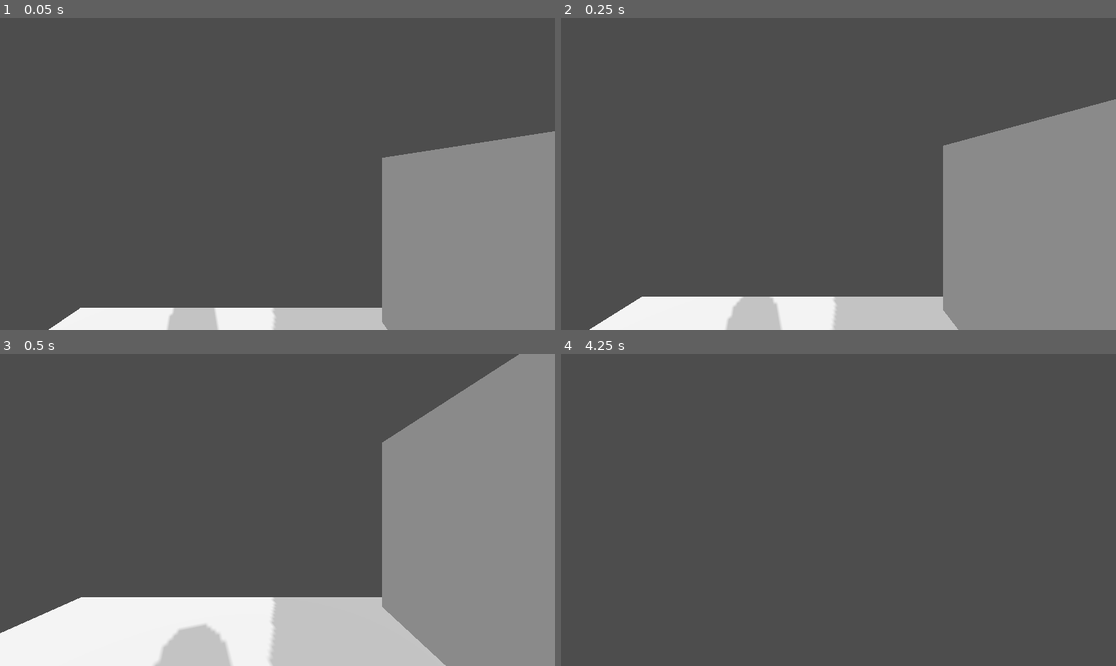
Above: before the commit, frames 1-4 (two rows, left to right).
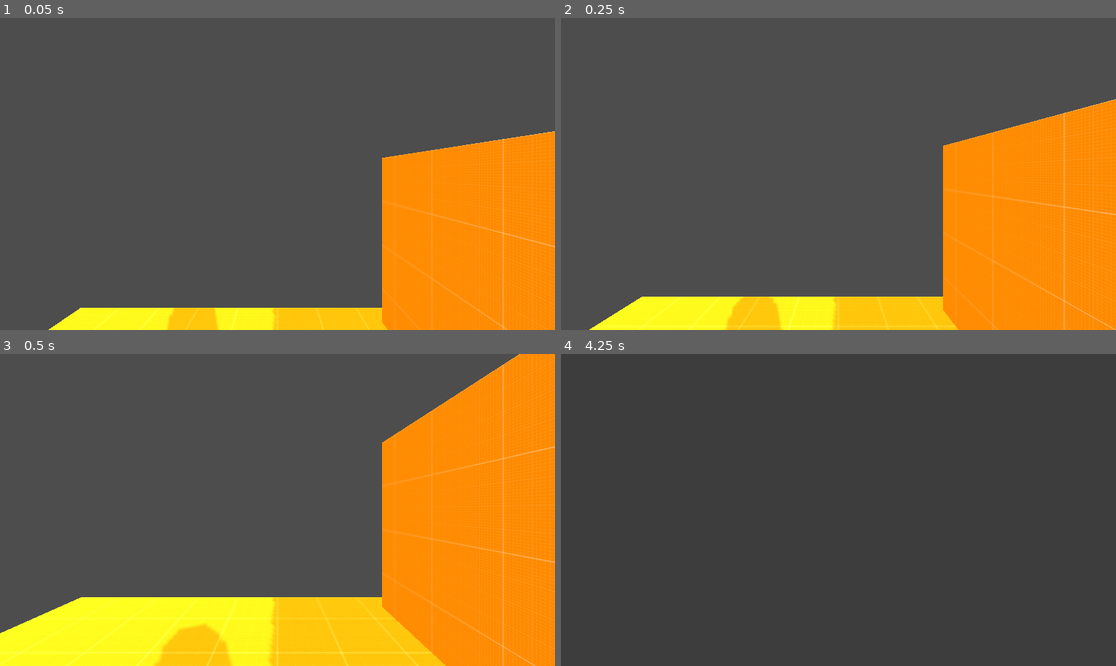
Above: after the commit, the same moments.

Repository: SebastianS-HTL/player-controller
Game: Godot game, scene res://world/scenes/world.tscn
The game is run twice, just before and just after one commit, with the same random seed, the same clock (stepped at 60 frames per second) and the same inputs.
Inputs (mouse positions are in pixels of both pictures, inside the frame that each line leads up to):
- Up to frame 1 (0.05 s): no input
- Up to frame 2 (0.25 s): no input
- Up to frame 3 (0.5 s): no input
- Up to frame 4 (4.25 s): tap Enter (ui_accept) at 0.5, 0.77, 1.52, 2, 2.75, 3.02, 3.5, 3.77 s; move the mouse to (866, 510) at 0.52 s; hold Up (ui_up) from 0.53 s (still down); move the mouse to (810, 510) at 1.27 s; move the mouse to (849, 503) at 2.02 s; move the mouse to (832, 516) at 2.77 s; move the mouse to (877, 513) at 3.52 s; tap Escape (ui_cancel) at 4.15 s

The runs differ from the first frame. In frame 1, 23% of the frame differs, in the area x 8-100%, y 36-100%; in frame 2, 27%; in frame 3, 42%, in the area x 0-100%, y 0-100%; in frame 4, less than 0.1%.

Commit message:
basic pause menu

Diff:
--- /dev/null
+++ b/pause menu/scenes/pausemenu.tscn
@@ -0,0 +1,18 @@
+[gd_scene load_steps=2 format=3 uid="uid://tmldw1ul5axs"]
+
+[ext_resource type="Script" path="res://pause menu/scripts/pausemenu.gd" id="1_wysa8"]
+
+[node name="Pausemenu" type="Control"]
+process_mode = 3
+visible = false
+layout_mode = 3
+anchors_preset = 0
+offset_right = 1152.0
+offset_bottom = 648.0
+script = ExtResource("1_wysa8")
+
+[node name="ColorRect" type="ColorRect" parent="."]
+layout_mode = 0
+offset_right = 1152.0
+offset_bottom = 648.0
+color = Color(0, 0, 0, 0.203922)
--- /dev/null
+++ b/pause menu/scripts/pausemenu.gd
@@ -0,0 +1,23 @@
+extends Control
+
+# Tracks the pause state
+var is_paused: bool = false
+
+func _input(event: InputEvent):
+	if event.is_action_pressed("ui_cancel"):  # "ui_cancel" is bound to Escape by default
+		toggle_pause()
+
+func toggle_pause():
+	is_paused = !is_paused
+	if is_paused:
+		# Pause the game
+		get_tree().paused = true
+		self.visible = true
+		# Show and release the mouse
+		Input.set_mouse_mode(Input.MOUSE_MODE_VISIBLE)
+	else:
+		# Unpause the game
+		get_tree().paused = false
+		self.visible = false
+		# Lock the mouse back to the center
+		Input.set_mouse_mode(Input.MOUSE_MODE_CAPTURED)
--- a/platform/scenes/platform.tscn
+++ b/platform/scenes/platform.tscn
@@ -1,13 +1,23 @@
-[gd_scene load_steps=5 format=3 uid="uid://un86sjtic6jc"]
+[gd_scene load_steps=8 format=3 uid="uid://un86sjtic6jc"]
+
+[ext_resource type="Texture2D" uid="uid://c55d33b885dsj" path="res://textures/dev_orange.png" id="1_ntton"]
 
 [sub_resource type="BoxShape3D" id="BoxShape3D_p8dif"]
 size = Vector3(10, 0.1, 10)
+
+[sub_resource type="StandardMaterial3D" id="StandardMaterial3D_h70mr"]
+albedo_texture = ExtResource("1_ntton")
+uv1_triplanar = true
 
 [sub_resource type="BoxMesh" id="BoxMesh_ym1m2"]
 size = Vector3(10, 0.1, 10)
 
 [sub_resource type="BoxShape3D" id="BoxShape3D_jd8qp"]
 size = Vector3(1, 4, 9)
+
+[sub_resource type="StandardMaterial3D" id="StandardMaterial3D_c537l"]
+albedo_texture = ExtResource("1_ntton")
+uv1_triplanar = true
 
 [sub_resource type="BoxMesh" id="BoxMesh_5h2l8"]
 size = Vector3(1, 4, 9)
@@ -18,6 +28,7 @@
 shape = SubResource("BoxShape3D_p8dif")
 
 [node name="MeshInstance3D" type="MeshInstance3D" parent="CollisionShape3D"]
+material_override = SubResource("StandardMaterial3D_h70mr")
 mesh = SubResource("BoxMesh_ym1m2")
 
 [node name="CollisionShape3D2" type="CollisionShape3D" parent="."]
@@ -25,4 +36,5 @@
 shape = SubResource("BoxShape3D_jd8qp")
 
 [node name="MeshInstance3D" type="MeshInstance3D" parent="CollisionShape3D2"]
+material_override = SubResource("StandardMaterial3D_c537l")
 mesh = SubResource("BoxMesh_5h2l8")
--- a/player/scenes/playerbody.tscn
+++ b/player/scenes/playerbody.tscn
@@ -1,24 +1,24 @@
 [gd_scene load_steps=6 format=3 uid="uid://cspwugujnubo6"]
 
-[ext_resource type="Script" path="res://player/scenes/playerbody.gd" id="1_vrcs8"]
+[ext_resource type="Script" path="res://player/scripts/playerbody.gd" id="1_144kg"]
 [ext_resource type="Texture2D" uid="uid://dl5gdn1eq11js" path="res://textures/3.jpg" id="2_h62rp"]
 
 [sub_resource type="CapsuleShape3D" id="CapsuleShape3D_pjj65"]
 
-[sub_resource type="StandardMaterial3D" id="StandardMaterial3D_8tknv"]
+[sub_resource type="StandardMaterial3D" id="StandardMaterial3D_4hunf"]
 albedo_texture = ExtResource("2_h62rp")
 
 [sub_resource type="CapsuleMesh" id="CapsuleMesh_7usf5"]
 
 [node name="playerbody" type="CharacterBody3D"]
-script = ExtResource("1_vrcs8")
+script = ExtResource("1_144kg")
 
 [node name="CollisionShape3D" type="CollisionShape3D" parent="."]
 shape = SubResource("CapsuleShape3D_pjj65")
 
 [node name="MeshInstance3D" type="MeshInstance3D" parent="."]
 transform = Transform3D(-0.991199, 0, -0.132377, 0, 1, 0, 0.132377, 0, -0.991199, 0, 0, 0)
-material_override = SubResource("StandardMaterial3D_8tknv")
+material_override = SubResource("StandardMaterial3D_4hunf")
 mesh = SubResource("CapsuleMesh_7usf5")
 
 [node name="LightmapGI" type="LightmapGI" parent="."]
--- a/world/scenes/world.tscn
+++ b/world/scenes/world.tscn
@@ -1,7 +1,8 @@
-[gd_scene load_steps=7 format=3 uid="uid://ccyk6o8xwgvom"]
+[gd_scene load_steps=8 format=3 uid="uid://ccyk6o8xwgvom"]
 
 [ext_resource type="PackedScene" uid="uid://cspwugujnubo6" path="res://player/scenes/playerbody.tscn" id="1_usqua"]
 [ext_resource type="PackedScene" uid="uid://un86sjtic6jc" path="res://platform/scenes/platform.tscn" id="2_opplc"]
+[ext_resource type="PackedScene" uid="uid://tmldw1ul5axs" path="res://pause menu/scenes/pausemenu.tscn" id="3_rnr10"]
 
 [sub_resource type="CanvasTexture" id="CanvasTexture_dhx0n"]
 
@@ -30,3 +31,7 @@
 shadow_enabled = true
 shadow_opacity = 0.71
 shadow_blur = 0.0
+
+[node name="CanvasLayer" type="CanvasLayer" parent="."]
+
+[node name="Pausemenu" parent="CanvasLayer" instance=ExtResource("3_rnr10")]
Renamed: player/scenes/playerbody.gd -> player/scripts/playerbody.gd
Binary file added: textures/dev_orange.png
Not shown, added: textures/dev_orange.png.import
Binary file added: textures/dev_yellow.png
Not shown, added: textures/dev_yellow.png.import
Binary file added: textures/images (4).jpeg
Not shown, added: textures/images (4).jpeg.import
